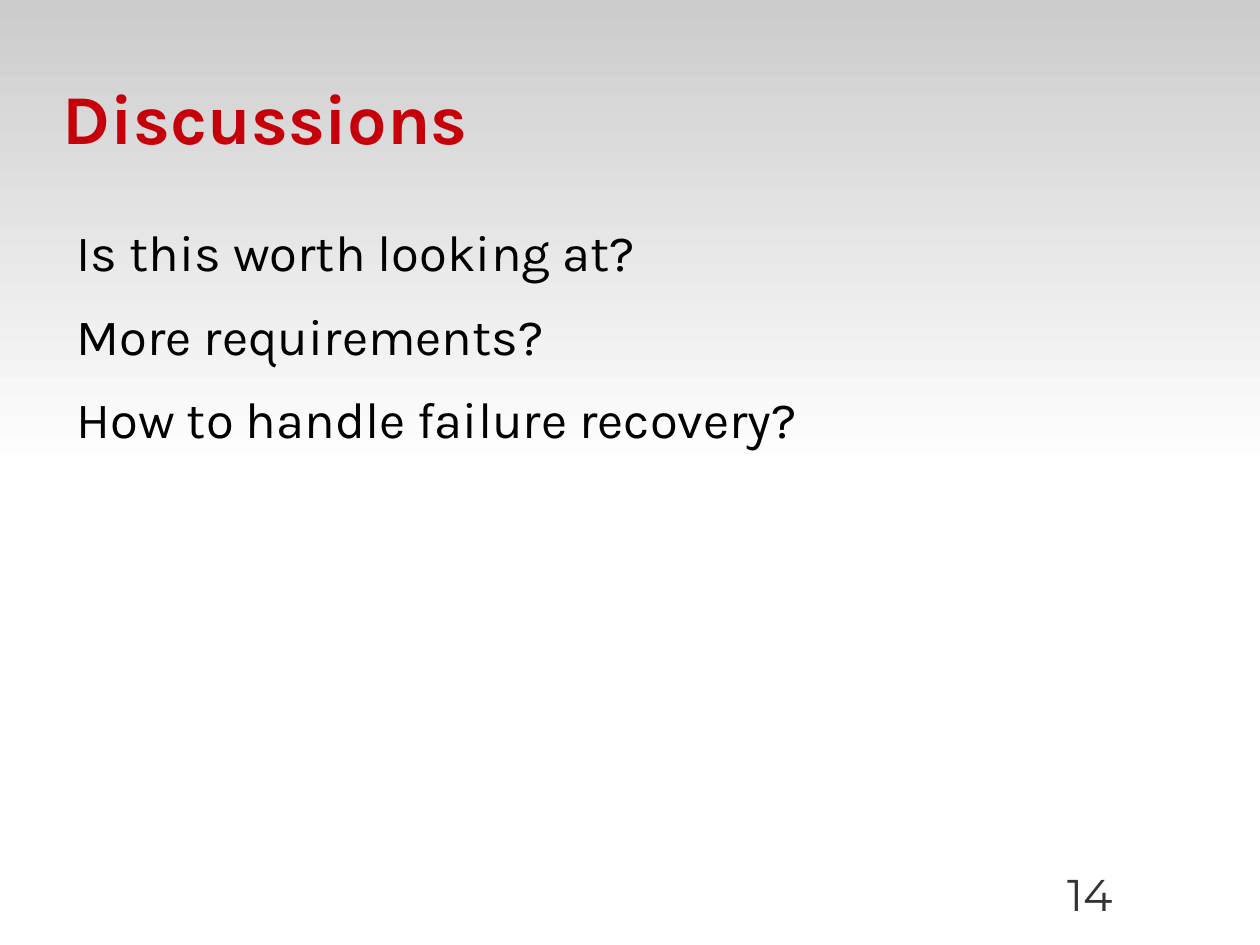
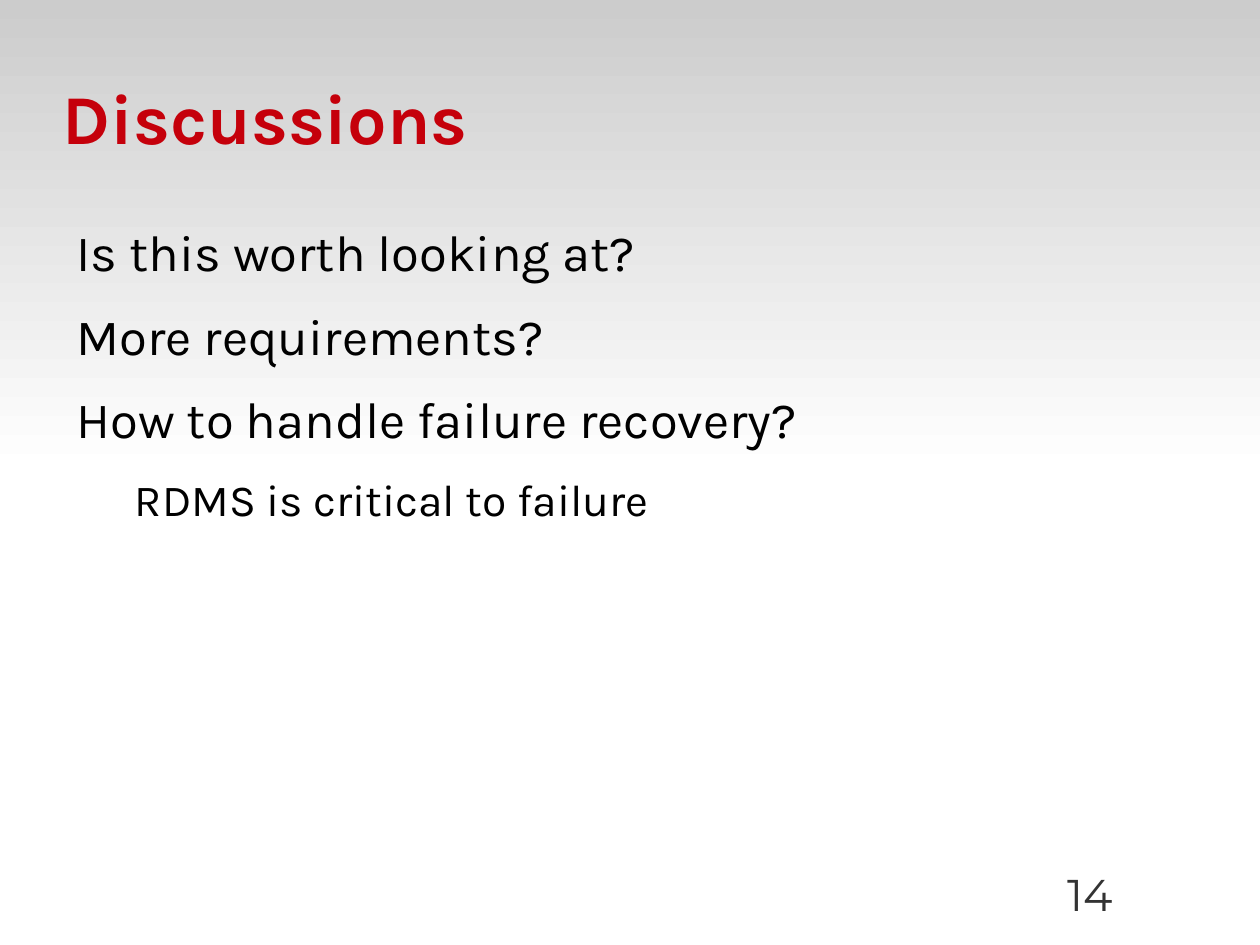
Before and after one commit to zyluo/talk-OSDS-2012, a slide deck: slide 14 of OSDS-2012-SF-dough-LZY.odp. Drawn at 1260x945 pixels with LibreOffice and Linux fonts; fonts in the diff are those of the drawing; background and template pictures are left out. Boxes give left, top, right and bottom in pixels: in the first picture for what was removed or moved away, otherwise in the second. Text is boxed around its words. In the diff, an @@ line names an element or a change of style, - is before the commit and + after.

```diff
--- a/OSDS-2012-SF-dough-LZY.odp
+++ b/OSDS-2012-SF-dough-LZY.odp
@@ text at [135,485,648,517]: paragraph added @@
+  RDMS is critical to failure
```
Also in this commit, not shown: 9 other slides changed.
